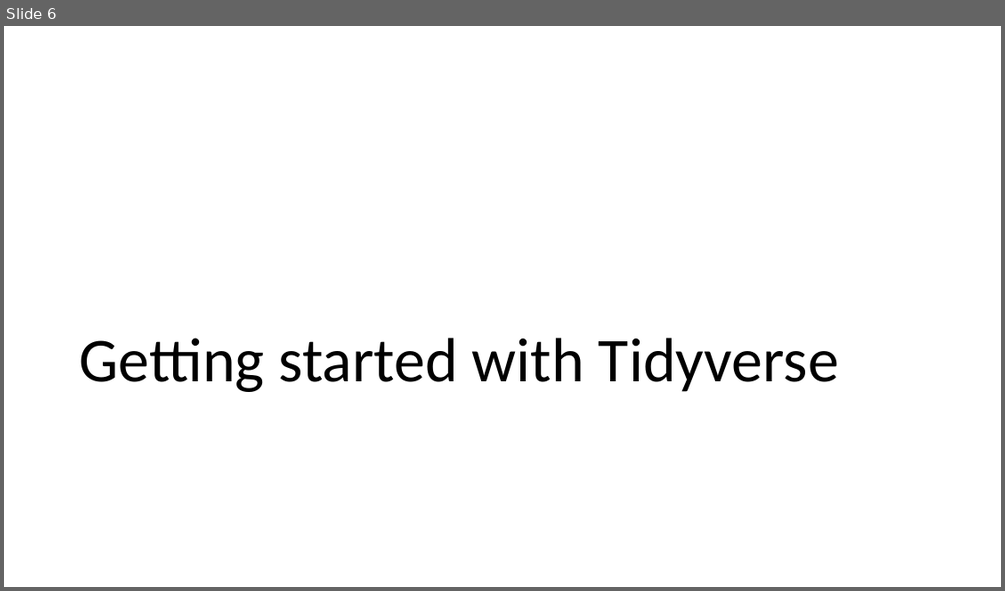
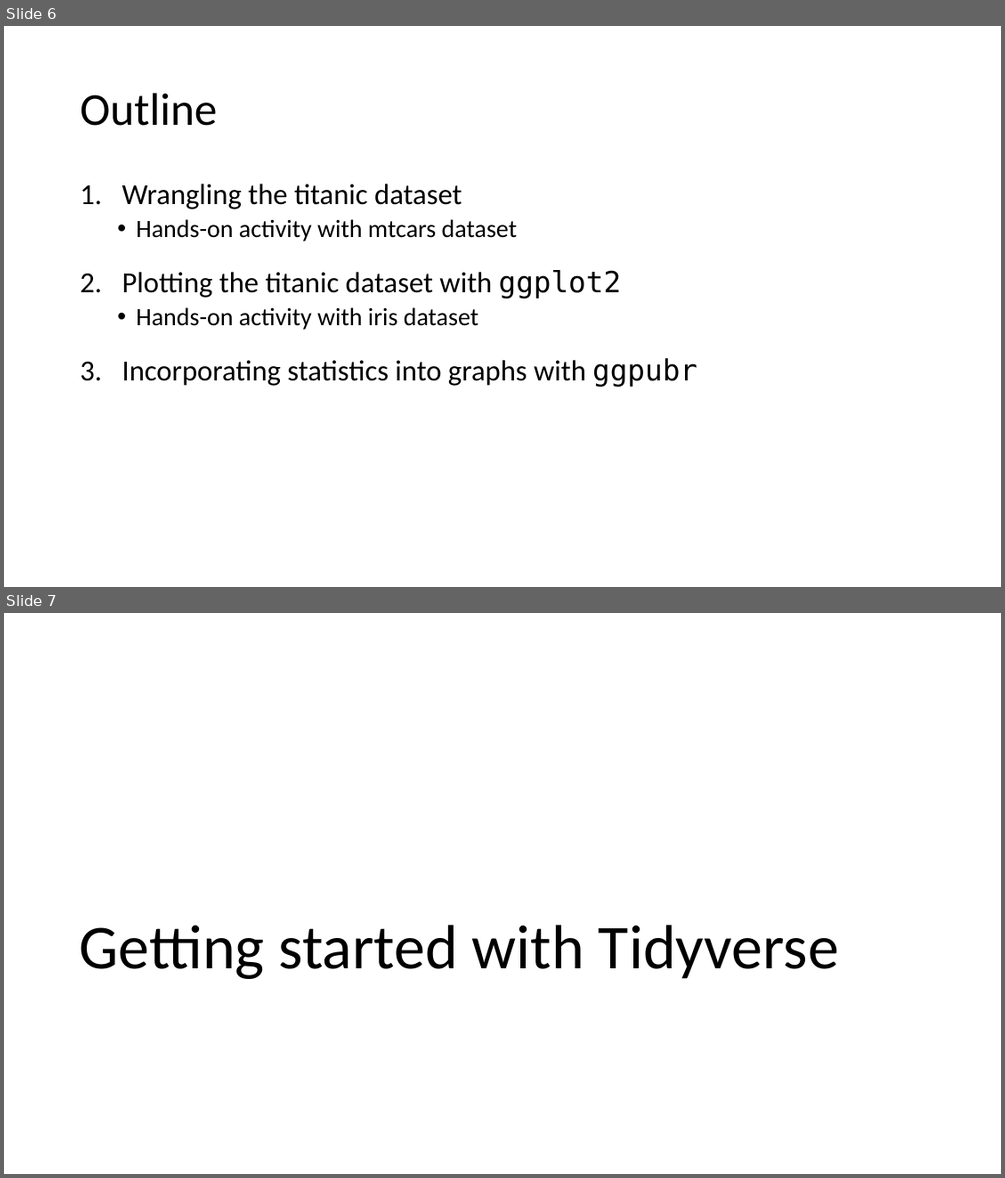
Before and after one commit to bigbioinformatics/r-for-biologists, a slide deck: Module #5/Tidyverse.pptx. Shown one above the other, each under a label of ours: slide 6 before the commit, slides 6 and 7 after it. The pictures are 1005x591 and 1005x1178 pixels, drawn with LibreOffice and Linux fonts; fonts in the diff are those of the drawing. Boxes give left, top, right and bottom in pixels: in the first picture for what was removed or moved away, otherwise in the second. Text is boxed around its words. In the diff, an @@ line names an element or a change of style, - is before the commit and + after.

```diff
--- a/Module #5/Tidyverse.pptx
+++ b/Module #5/Tidyverse.pptx
@@ slide 6 added at (4,26,1001,587), background #FFFFFF @@
@@ title added at (80,93,217,126), 44 pt, text #000000 @@
+Outline
@@ text added at (122,184,697,386), 28 pt, text #000000 @@
+1. Wrangling the titanic dataset
+  • Hands-on activity with mtcars dataset
+2. Plotting the titanic dataset with ggplot2
+  • Hands-on activity with iris dataset
+3. Incorporating statistics into graphs with ggpubr
@@ what was slide 6 is now slide 7 @@
```
Also in this commit, not shown: 28 slides changed, 1 other slide added, 1 other file.
